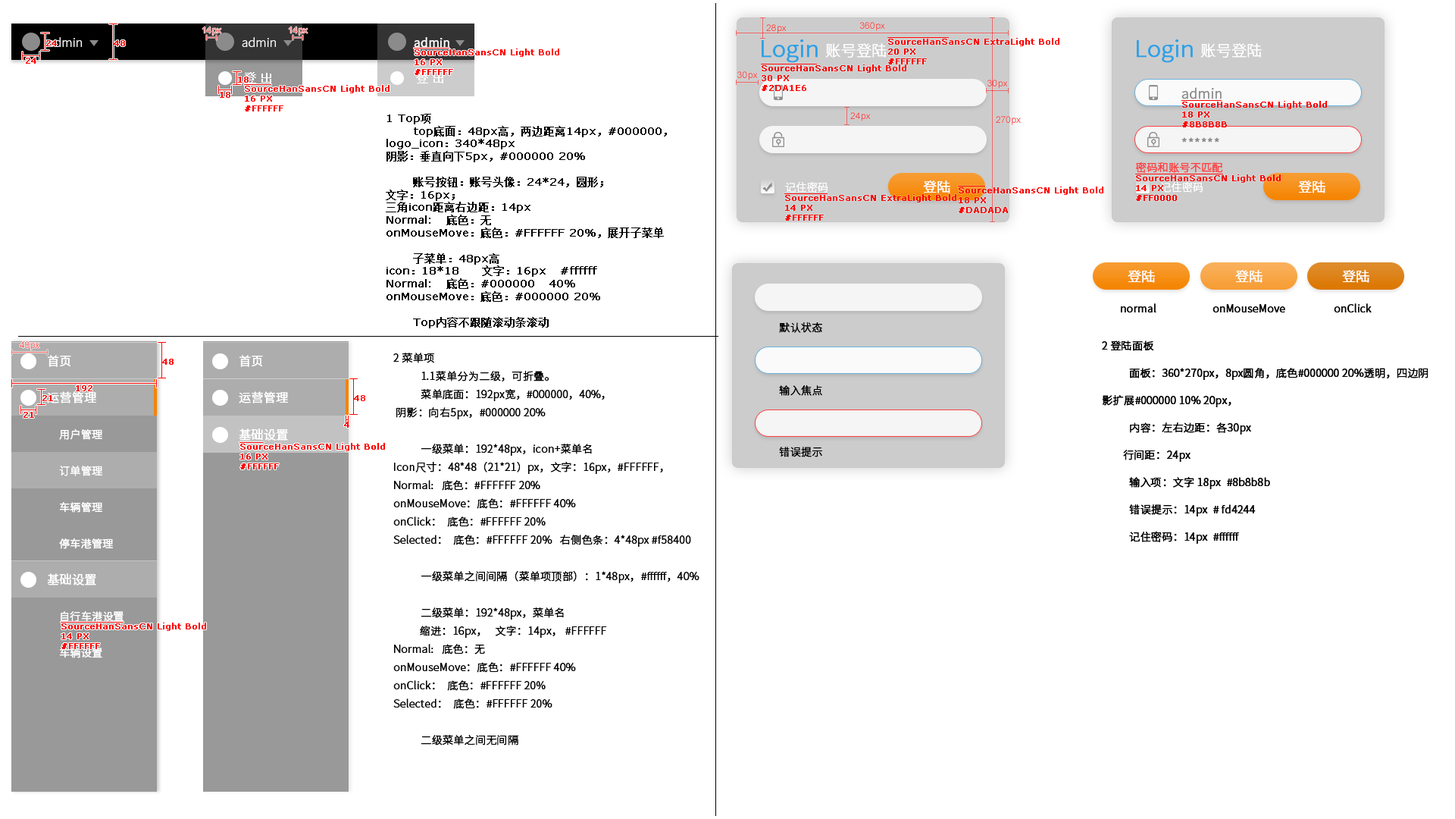
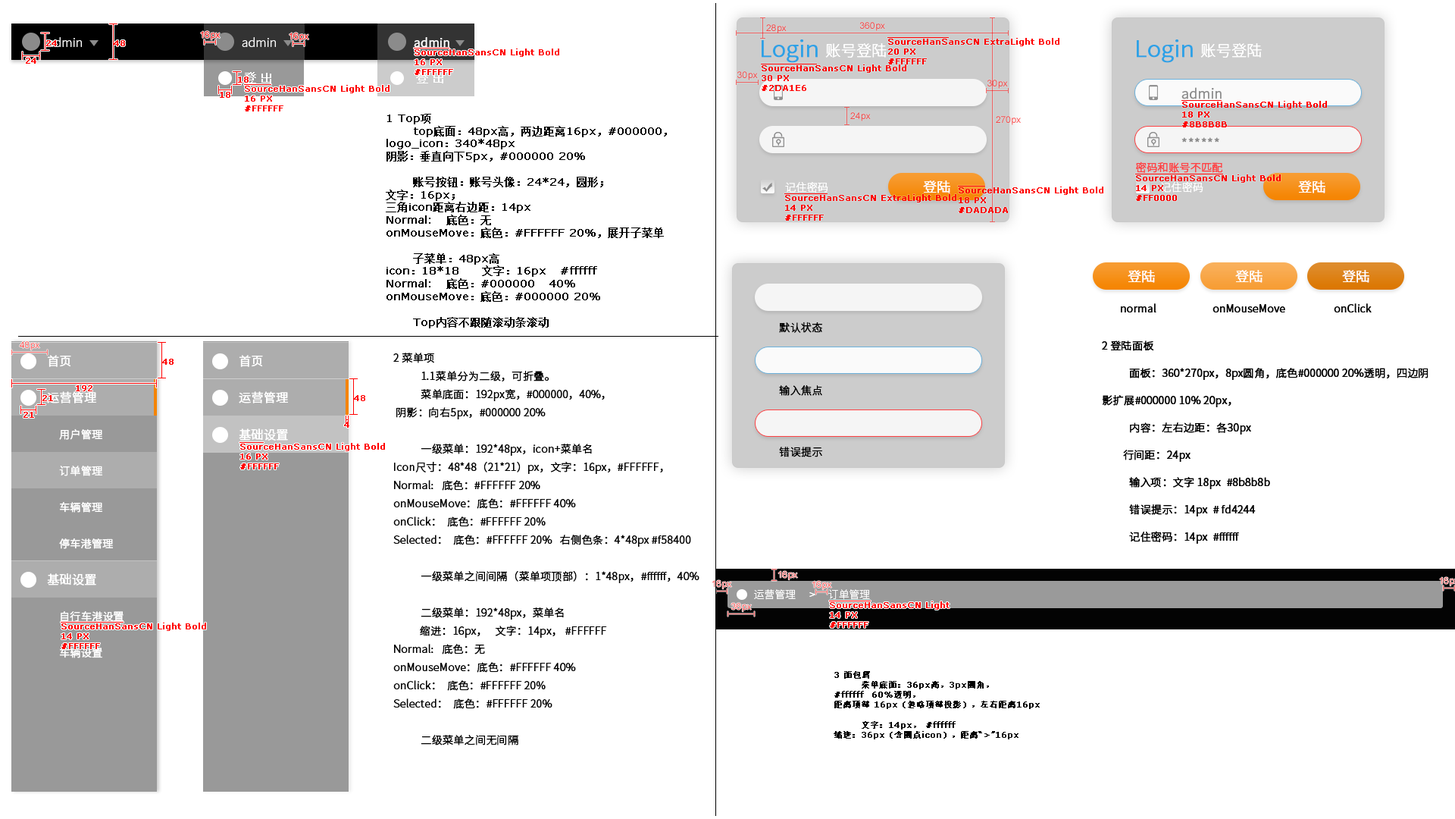
The second 1455×819 image is a revision of the first. Changes to its layers:
renamed "W14" to "W16 拷贝", opacity 65% → 100%, moved it above "W16", painted on it over [288,26,310,47]
renamed "W14 拷贝" to "W16", opacity 65% → 100%, painted on it over [200,26,222,45]
painted on "矩形 1 拷贝 3" (2nd of 2, in "top" › "top" › "on") over [203,59,304,97]
painted on "矩形 1 拷贝 2" (2nd of 3, in "top" › "top" › "on") over [203,23,305,60]
added group "面包屑" (1st of 2) with 19 layers above "背景" over [712,568,1455,740]
added group "标注" (4th of 4, in "面包屑") with 8 layers in group "面包屑" over [712,568,1455,628]
added layer "W16" (2nd of 4, in "面包屑" › "标注") (65%) in group "标注" over [812,580,833,595]
added layer "W36" (65%) in group "标注" over [727,602,755,617]
added layer "W16" (3rd of 4, in "面包屑" › "标注") (65%) in group "标注" over [1440,576,1455,591]
added layer "W16" (4th of 4, in "面包屑" › "标注") (65%) in group "标注" over [712,579,733,594]
added layer "H16" (65%) in group "标注" over [771,568,799,581]
added group "Type info" (4th of 4, in "面包屑" › "标注") with 2 layers in group "标注" over [829,600,950,628]
added layer "SourceHanSansCN Light 14 PX #FFFFFF" in group "Type info" over [829,601,950,628]
added layer "3 面包屑 菜单底面：36px高，3px圆角， #ffffff 60%透明， 距离顶部 16px（忽略顶部投影），左右距" in group "面包屑" over [833,670,1040,740]
added group "面包屑" (2nd of 2, in "面包屑") with 6 layers in group "面包屑" over [727,580,1444,608]
added group "组 7" with 4 layers in group "面包屑" over [736,588,871,600]
added layer "椭圆 2" in group "组 7" over [736,588,748,600]
added layer "订单管理" (3rd of 3, in "面包屑" › "面包屑" › "组 7") in group "组 7" over [828,588,871,600]
added layer "运营管理" (5th of 5, in "面包屑" › "面包屑" › "组 7") in group "组 7" over [754,588,796,600]
added layer "圆角矩形 4 拷贝 5" (60%) in group "面包屑" over [727,580,1444,608]
added group "组 8" with 1 layers in group "面包屑" over [716,568,1455,630]
added layer "矩形 3" in group "组 8" over [716,568,1455,630]
…and 3 more changes (2 added, 1 painted, 1 renamed)
